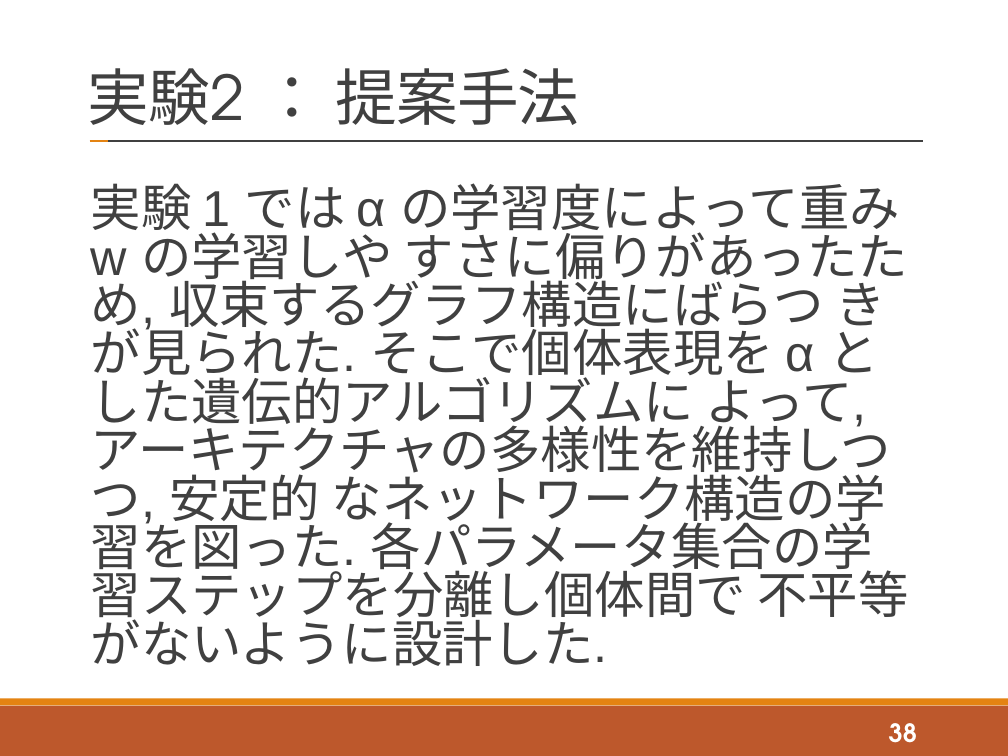
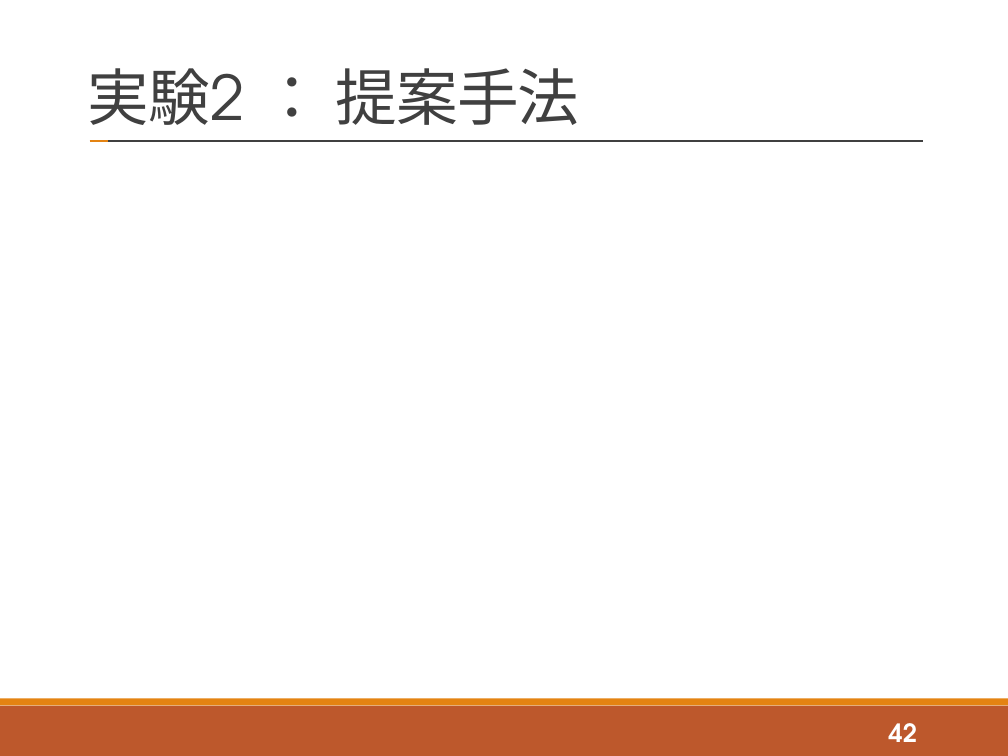
Before and after one commit to tatsuya-sugiyama/WeeklyReport, a slide deck: slide 42 of report/2020後期/2020_2nd_sugiyama.pptx (slide 38 before the commit). Drawn at 1008x756 pixels with LibreOffice and Linux fonts; fonts in the diff are those of the drawing; grey boxes stand for pictures. Boxes give left, top, right and bottom in pixels: in the first picture for what was removed or moved away, otherwise in the second. Text is boxed around its words. In the diff, an @@ line names an element or a change of style, - is before the commit and + after.

```diff
--- a/report/2020後期/2020_2nd_sugiyama.pptx
+++ b/report/2020後期/2020_2nd_sugiyama.pptx
@@ text removed at (91,183,908,666) @@
-実験 1 では α の学習度によって重み w の学習しや すさに偏りがあったため, 収束するグラフ構造にばらつ きが見られた. そこで個体表現を α とした遺伝的アルゴリズムに よって, アーキテクチャの多様性を維持しつつ, 安定的 なネットワーク構造の学習を図った. 各パラメータ集合の学習ステップを分離し個体間で 不平等がないように設計した.
@@ page number at (889,723,917,742): text changed @@
-38
+42
```
Also in this commit, not shown: 10 other slides changed, 7 slides added, 6 other files.
